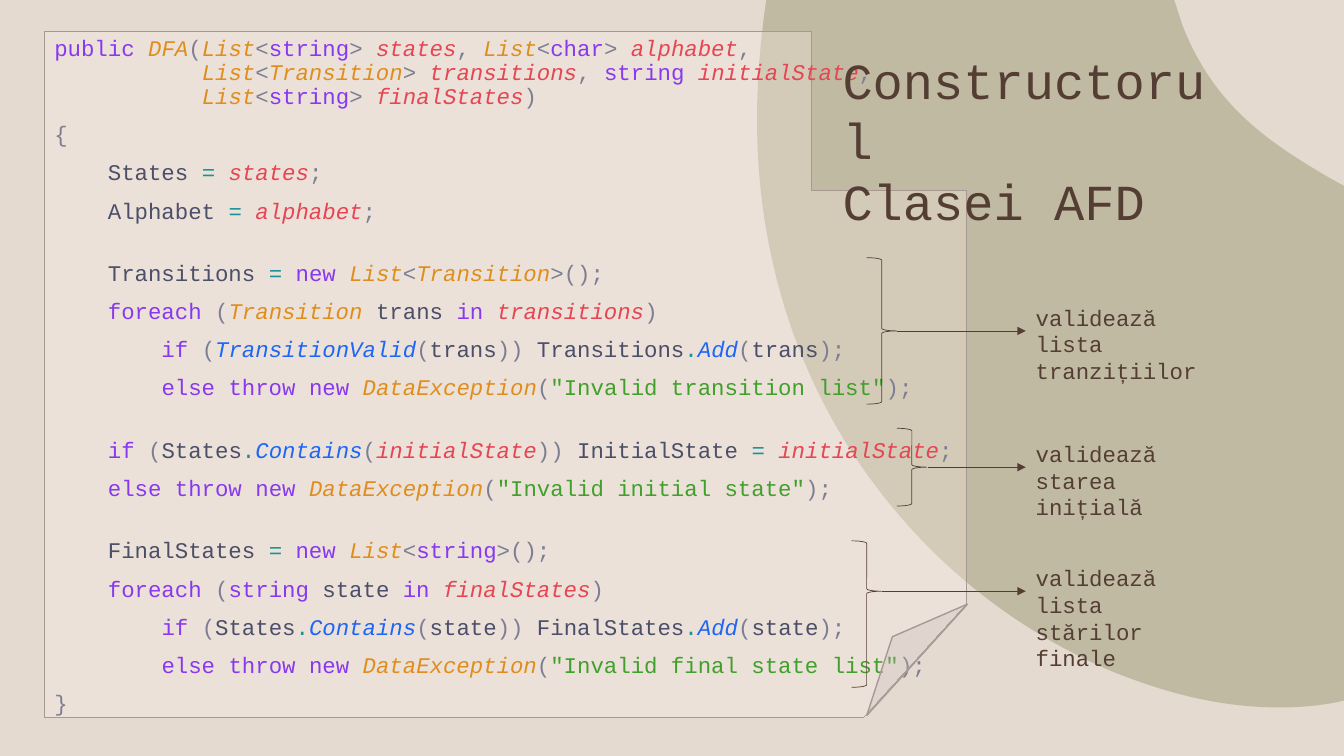
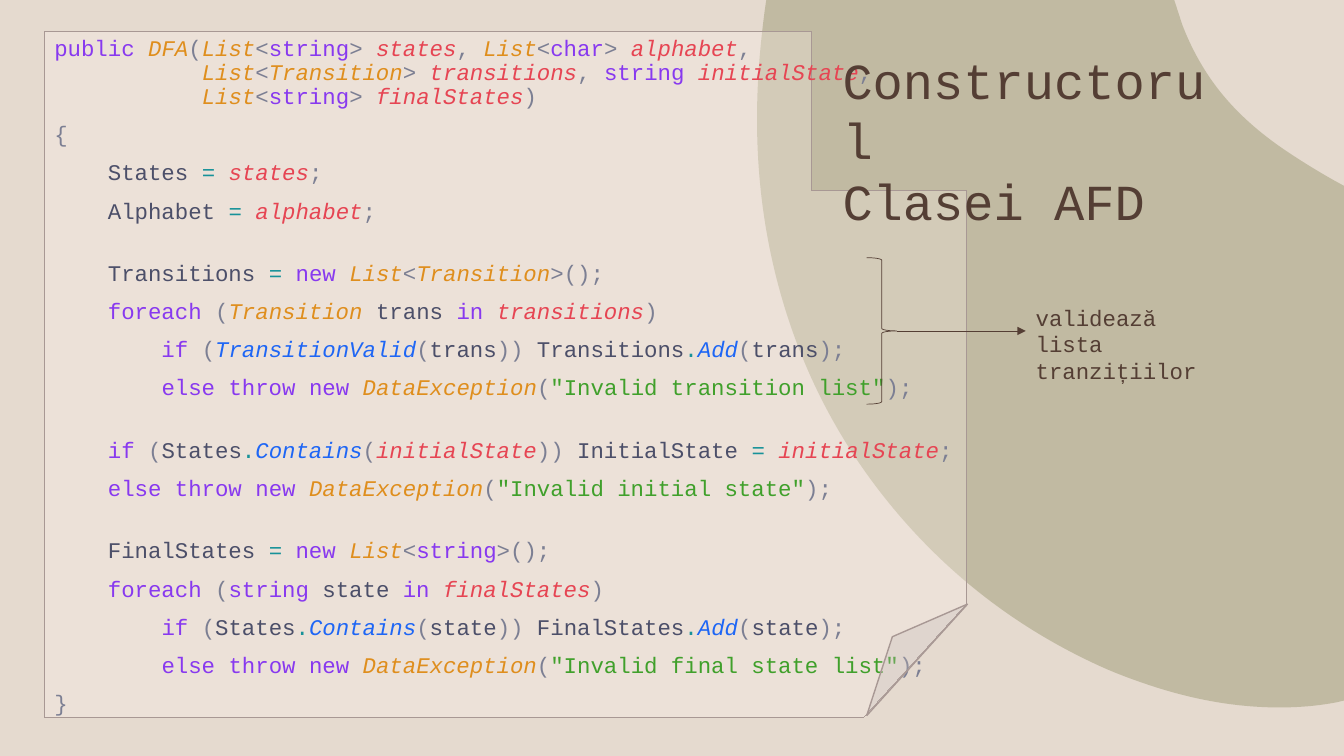
Before and after one commit to Irseora/Limbaje-Formale, a slide deck: slide 6 of DFA/Automat Finit Determinist.pptx. Drawn at 1344x756 pixels with LibreOffice and Linux fonts; fonts in the diff are those of the drawing; background and template pictures are left out. Boxes give left, top, right and bottom in pixels: in the first picture for what was removed or moved away, otherwise in the second. Text is boxed around its words. In the diff, an @@ line names an element or a change of style, - is before the commit and + after.

```diff
--- a/DFA/Automat Finit Determinist.pptx
+++ b/DFA/Automat Finit Determinist.pptx
@@ right brace removed at (x1=897, y1=429, x2=928, y2=506) @@
@@ text removed at (x1=1036, y1=446, x2=1157, y2=520) @@
-validează starea
-inițială
@@ arrow removed from (929, 467) to (1026, 467) @@
@@ right brace removed at (x1=852, y1=541, x2=882, y2=688) @@
@@ arrow removed from (882, 592) to (1026, 592) @@
@@ text removed at (x1=1036, y1=570, x2=1157, y2=672) @@
-validează lista
-stărilor finale
```
Also in this commit, not shown: 5 other slides changed, 11 slides added, 7 slides removed, 2 other files.
